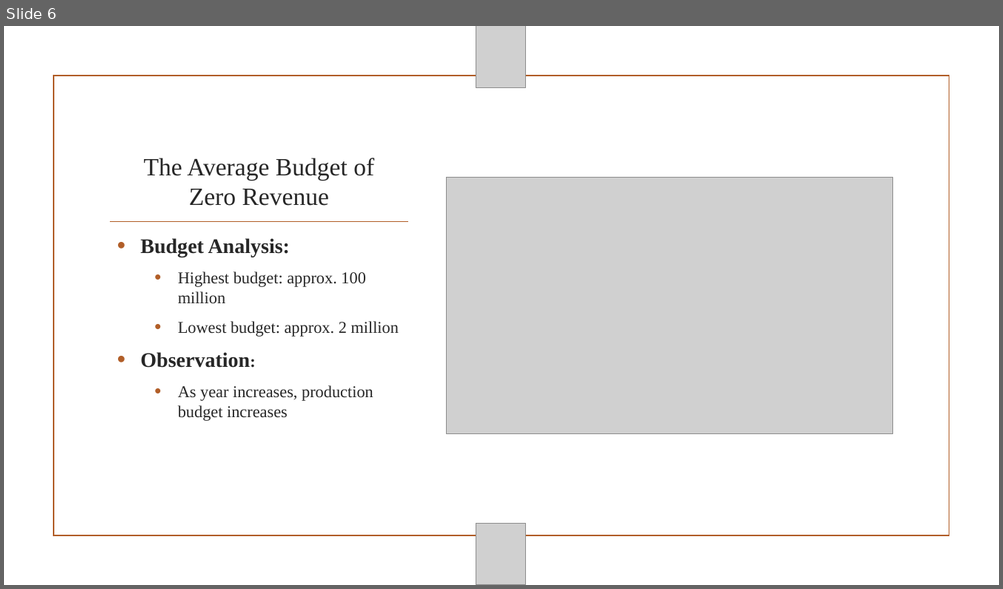
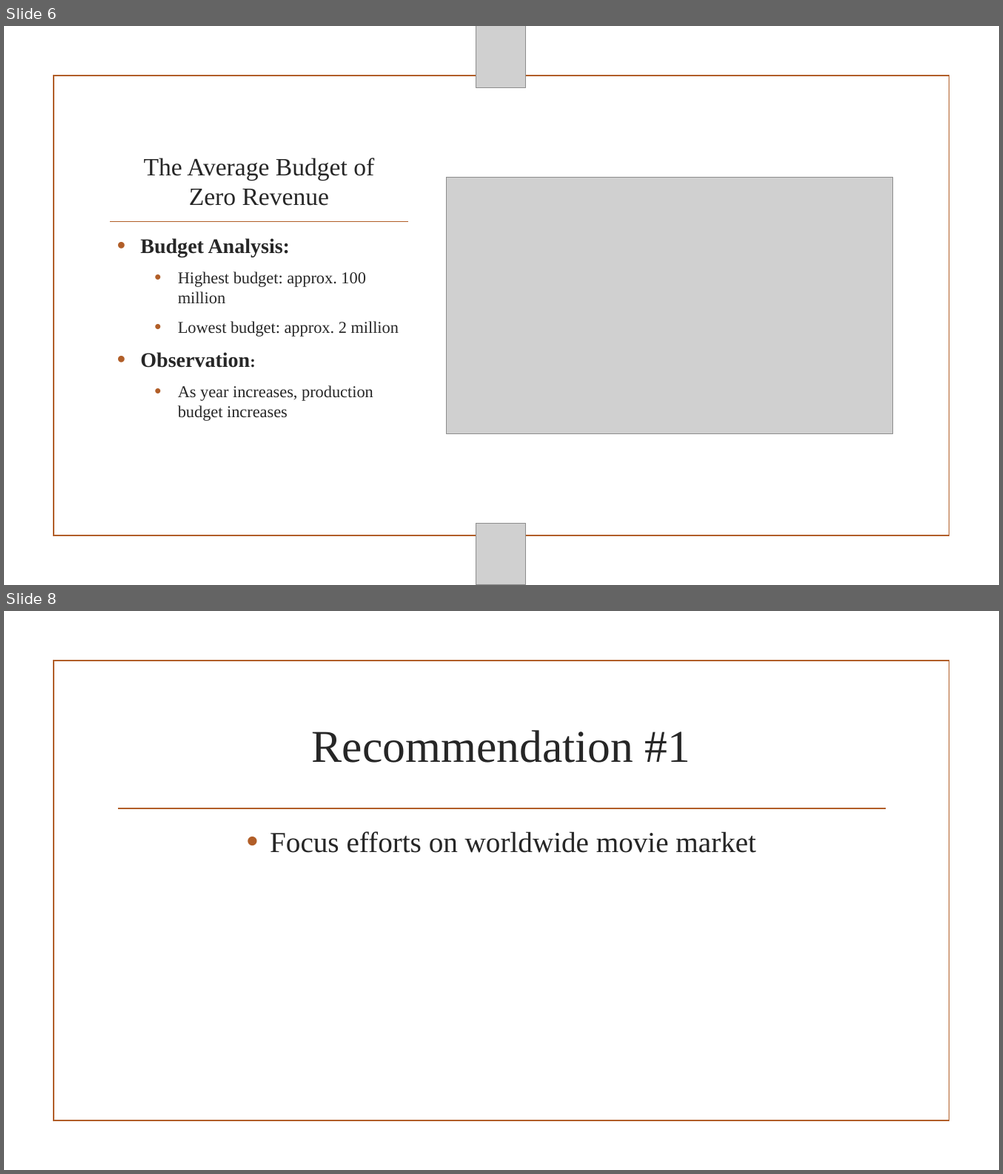
Before and after one commit to Nyla-max/dsc-mod-1-project-v2-1-onl01-dtsc-pt-012120, a slide deck: Module1_Project.pptx. Shown one above the other, each under a label of ours: slide 6 before the commit, slides 6 and 8 after it; the slides between them are not shown. The pictures are 1003x589 and 1003x1174 pixels, drawn with LibreOffice and Linux fonts; fonts in the diff are those of the drawing; grey boxes stand for pictures; background and template pictures are left out. Boxes give left, top, right and bottom in pixels: in the first picture for what was removed or moved away, otherwise in the second. Text is boxed around its words. In the diff, an @@ line names an element or a change of style, - is before the commit and + after.

```diff
--- a/Module1_Project.pptx
+++ b/Module1_Project.pptx
@@ slide 8 added at <box>4,611,999,1170</box>, background picture (left out) @@
@@ rectangle added at <box>54,661,948,1122</box>, outline #B15E28 1.25 pt @@
@@ title added at <box>312,730,690,763</box>, 44 pt, text #262626 @@
+Recommendation #1
@@ line added from (118, 809) to (885, 809), #B15E28 1.25 pt @@
@@ text added at <box>270,832,756,853</box>, 28 pt, text #262626 @@
+• Focus efforts on worldwide movie market
```
Also in this commit, not shown: 1 slide changed, 3 other slides added.
